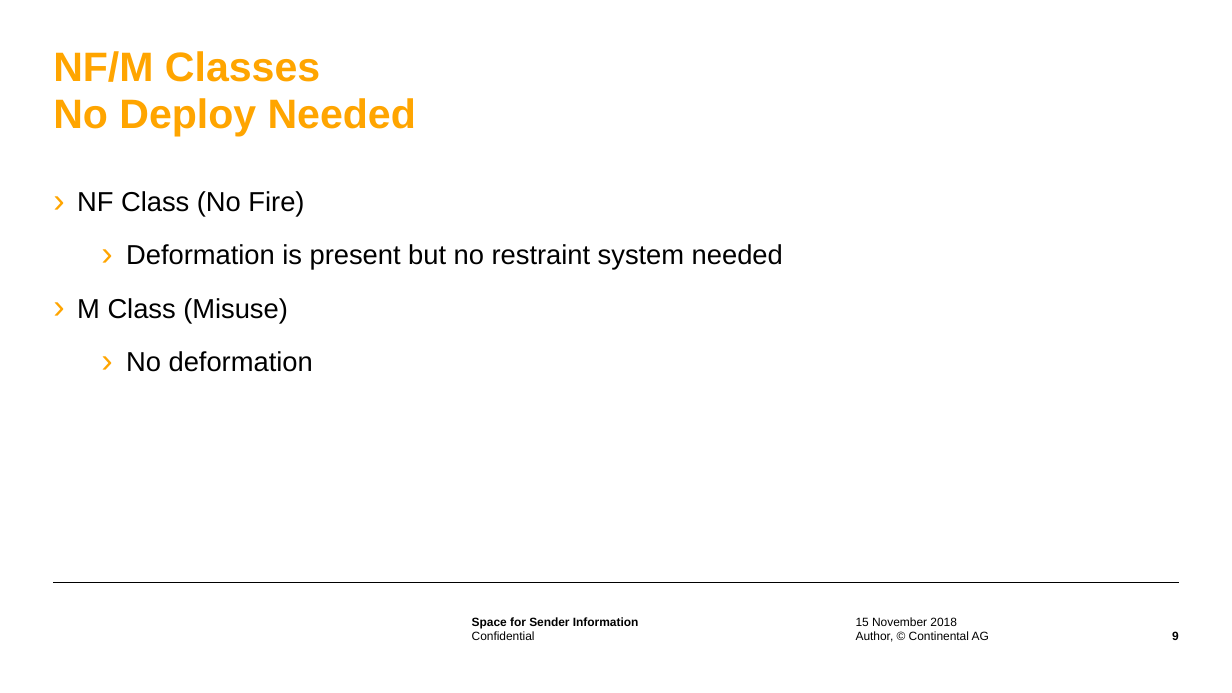
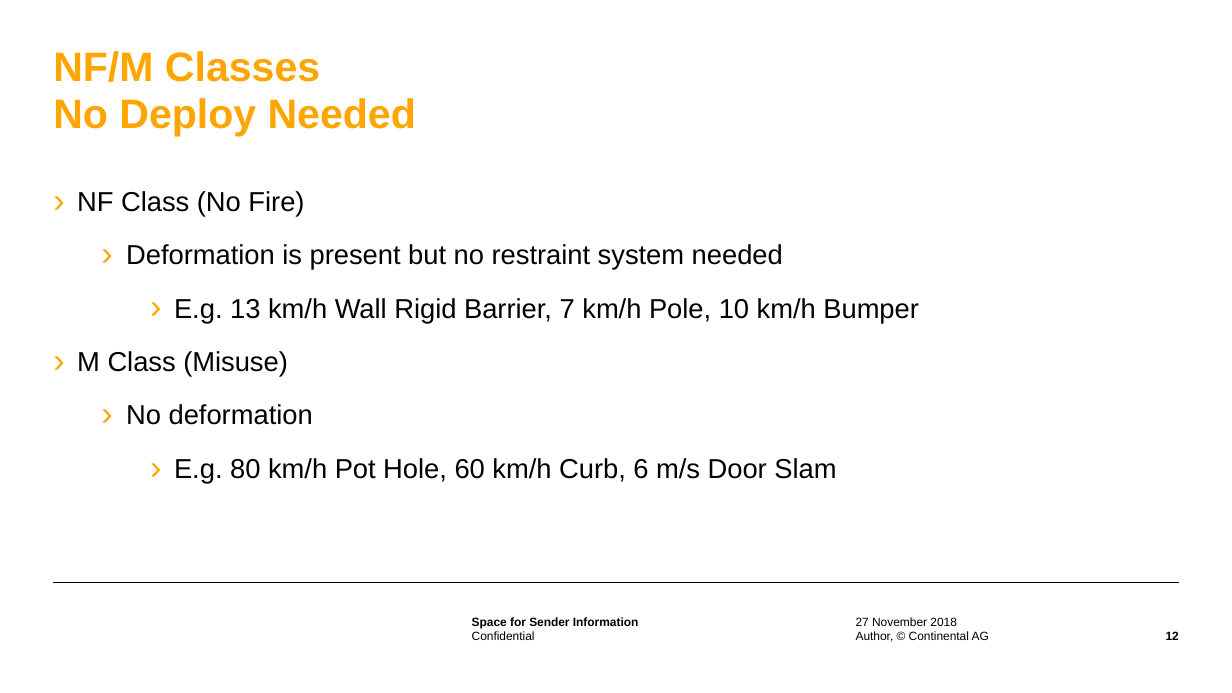
Before and after one commit to contitimisoara/continental-challenge, a slide deck: slide 12 of DataSetForClassificationChallenge.pptx (slide 9 before the commit). Drawn at 1232x693 pixels with LibreOffice and Linux fonts; fonts in the diff are those of the drawing; background and template pictures are left out. Boxes give left, top, right and bottom in pixels: in the first picture for what was removed or moved away, otherwise in the second. Text is boxed around its words. In the diff, an @@ line names an element or a change of style, - is before the commit and + after.

```diff
--- a/DataSetForClassificationChallenge.pptx
+++ b/DataSetForClassificationChallenge.pptx
@@ text at [174,298,919,323]: paragraph added @@
+    › E.g. 13 km/h Wall Rigid Barrier, 7 km/h Pole, 10 km/h Bumper
@@ text at [174,458,836,483]: paragraph added @@
+    › E.g. 80 km/h Pot Hole, 60 km/h Curb, 6 m/s Door Slam
@@ text at [856,617,957,626]: text changed @@
-15 November 2018
+27 November 2018
@@ page number at [1166,631,1179,640]: text changed @@
-9
+12
```
Also in this commit, not shown: 9 other slides changed, 5 slides added, 3 other files.
